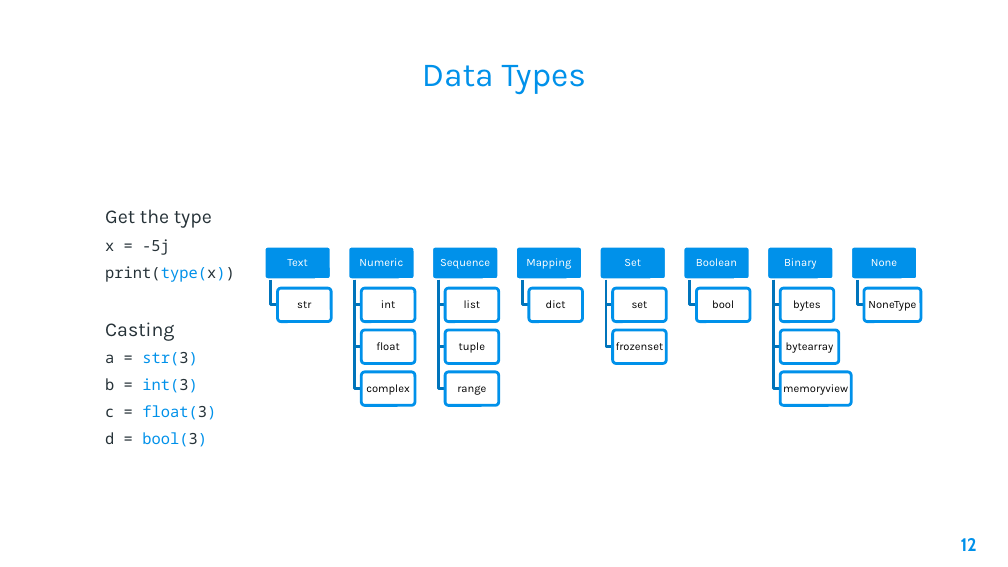
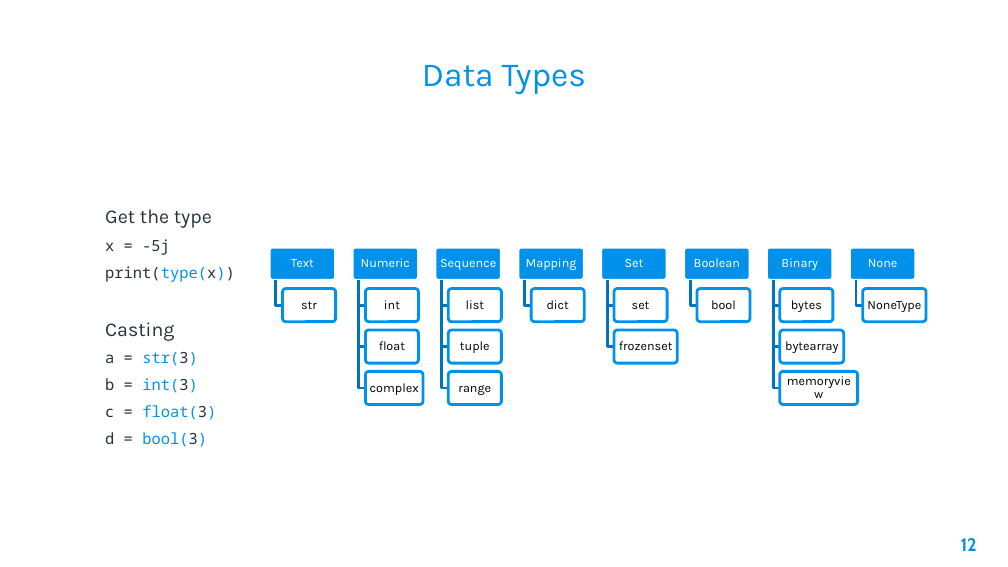
Before and after one commit to AleeRezaa/learn-python, a slide deck: slide 12 of Python.pptx. Drawn at 1008x567 pixels with LibreOffice and Linux fonts; fonts in the diff are those of the drawing; background and template pictures are left out. Boxes give left, top, right and bottom in pixels: in the first picture for what was removed or moved away, otherwise in the second. Text is boxed around its words. In the diff, an @@ line names an element or a change of style, - is before the commit and + after.

```diff
--- a/Python.pptx
+++ b/Python.pptx
@@ 6 rounded rectangles, 4 freeform shapes: place and size @@
-6 rounded rectangles, 4 freeform shapes at (264, 246, 498, 389)
+6 rounded rectangles, 4 freeform shapes at (269, 247, 502, 388)
@@ outline redrawn in 7 elements at (851, 280, 861, 305), (519, 280, 529, 305), (603, 280, 613, 305), (603, 280, 613, 347), (436, 280, 447, 305), (436, 280, 447, 347), (436, 280, 447, 388) @@
@@ rounded rectangle: place and size @@
-rounded rectangle at (864, 288, 921, 322)
+rounded rectangle at (863, 288, 926, 322)
@@ rounded rectangle: place and size @@
-rounded rectangle at (613, 330, 666, 363)
+rounded rectangle at (614, 330, 677, 363)
@@ size 8 to 9 pt in 23 elements at (711, 300, 736, 309), (791, 300, 822, 312), (632, 301, 650, 309), (547, 300, 569, 309), (466, 300, 485, 309), (460, 341, 490, 353), (458, 385, 491, 395), (694, 258, 740, 267), (301, 301, 317, 309), (384, 300, 400, 309), (379, 341, 405, 350), (868, 259, 898, 267), (781, 258, 818, 270), (625, 259, 644, 267), (526, 258, 577, 270), (361, 258, 410, 267), (440, 259, 496, 270), (291, 259, 314, 267), (785, 341, 838, 353), (867, 301, 921, 312), (781, 372, 857, 403), (370, 383, 419, 395), (619, 341, 673, 350) @@
@@ rounded rectangle: place and size @@
-rounded rectangle at (780, 330, 839, 363)
+rounded rectangle at (780, 330, 844, 363)
@@ rounded rectangle: place and size @@
-rounded rectangle at (361, 372, 414, 405)
+rounded rectangle at (366, 371, 423, 404)
@@ rounded rectangle: place and size @@
-rounded rectangle at (780, 372, 851, 405)
+rounded rectangle at (780, 371, 858, 404)
```
Also in this commit, not shown: 8 other slides changed, 6 slides added, 1 slide removed.
